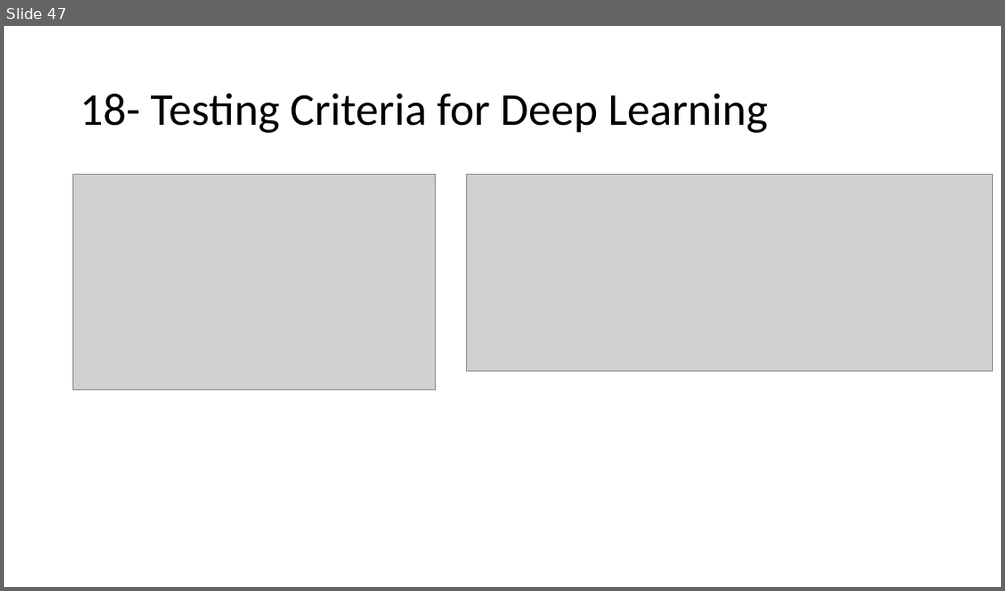
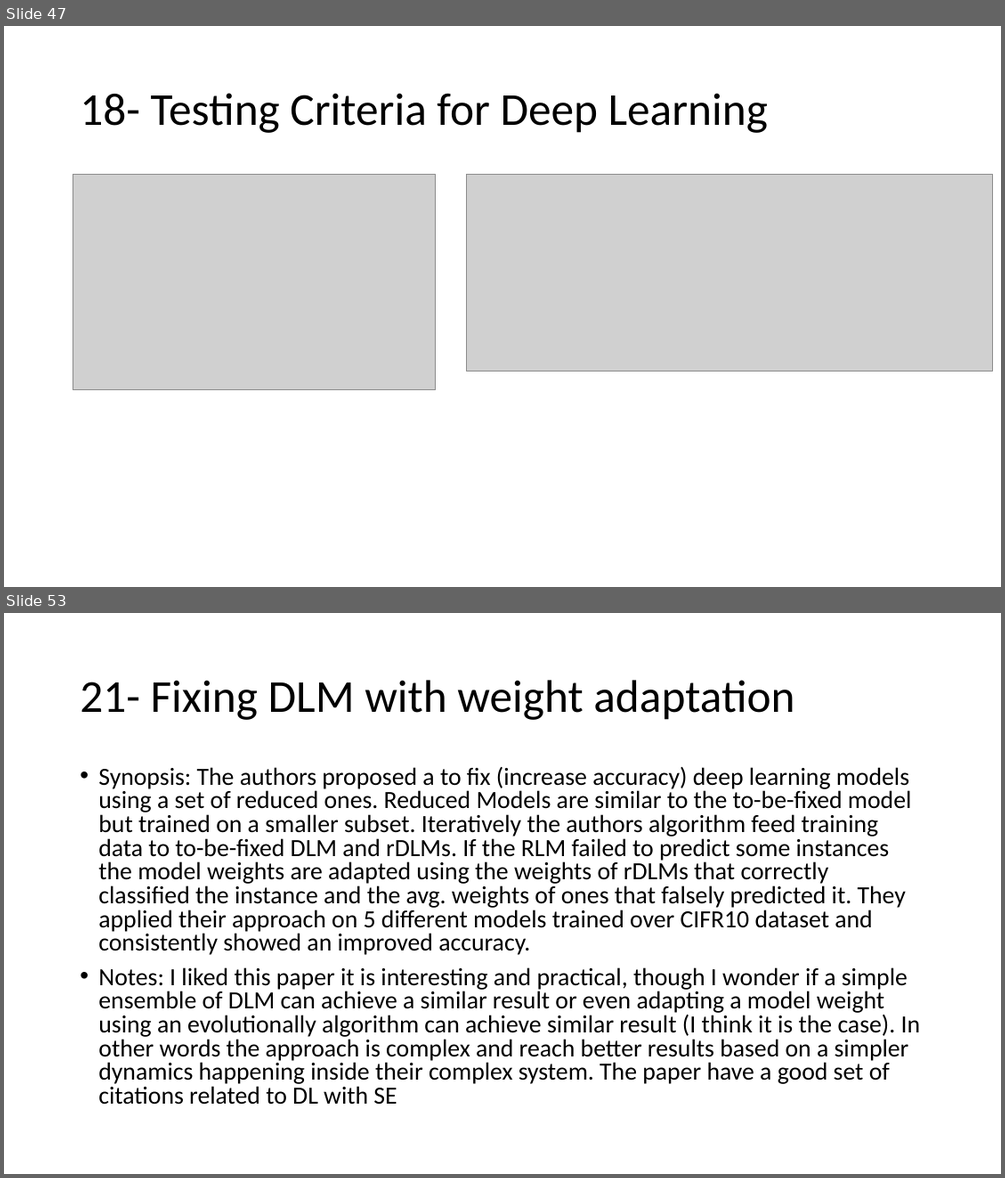
Before and after one commit to AhmadM-DL/SEML, a slide deck: SEML.pptx. Shown one above the other, each under a label of ours: slide 47 before the commit, slides 47 and 53 after it; the slides between them are not shown. The pictures are 1005x591 and 1005x1178 pixels, drawn with LibreOffice and Linux fonts; fonts in the diff are those of the drawing; grey boxes stand for pictures. Boxes give left, top, right and bottom in pixels: in the first picture for what was removed or moved away, otherwise in the second. Text is boxed around its words. In the diff, an @@ line names an element or a change of style, - is before the commit and + after.

```diff
--- a/SEML.pptx
+++ b/SEML.pptx
@@ slide 53 added at box(4, 613, 1001, 1174), background #FFFFFF @@
@@ title added at box(80, 680, 794, 720), 44 pt, text #000000 @@
+21- Fixing DLM with weight adaptation
@@ text added at box(98, 767, 921, 1104), 23.8 pt, text #000000 @@
+• Synopsis: The authors proposed a to fix (increase accuracy) deep learning models using a set of reduced ones. Reduced Models are similar to the to-be-fixed model but trained on a smaller subset. Iteratively the authors algorithm feed training data to to-be-fixed DLM and rDLMs. If the RLM failed to predict some instances the model weights are adapted using the weights of rDLMs that correctly classified the instance and the avg. weights of ones that falsely predicted it. They applied their approach on 5 different models trained over CIFR10 dataset and consistently showed an improved accuracy.
+• Notes: I liked this paper it is interesting and practical, though I wonder if a simple ensemble of DLM can achieve a similar result or even adapting a model weight using an evolutionally algorithm can achieve similar result (I think it is the case). In other words the approach is complex and reach better results based on a simpler dynamics happening inside their complex system. The paper have a good set of citations related to DL with SE
```
Also in this commit, not shown: 17 slides changed, 9 other slides added, 1 other file.
